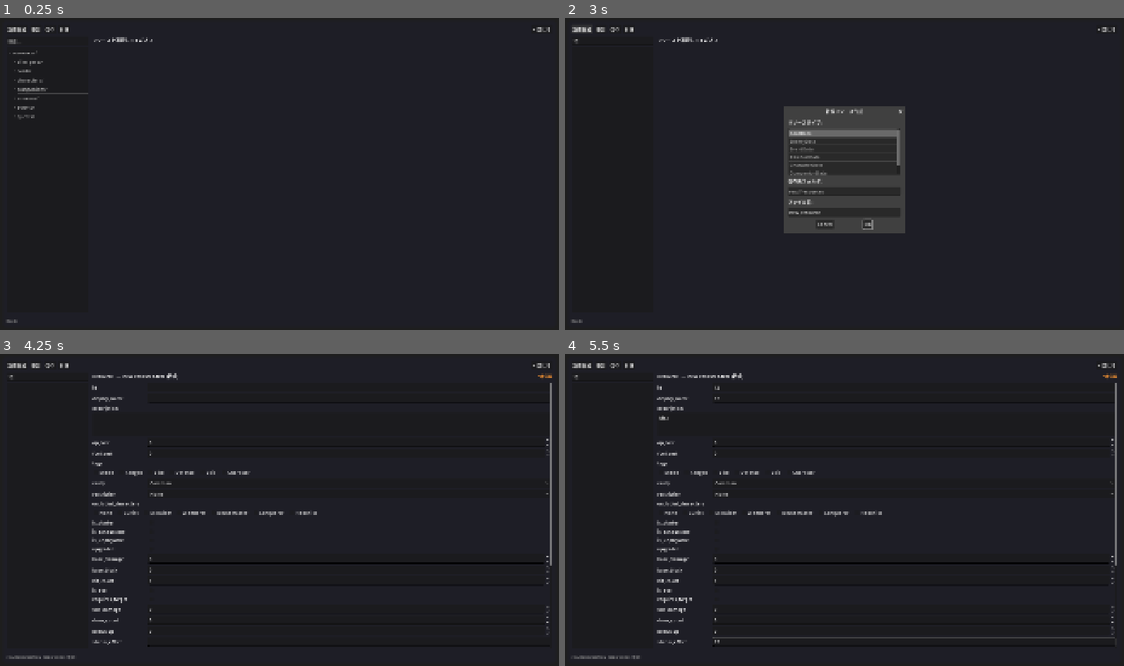
Above: before the commit, frames 1-4 (two rows, left to right).
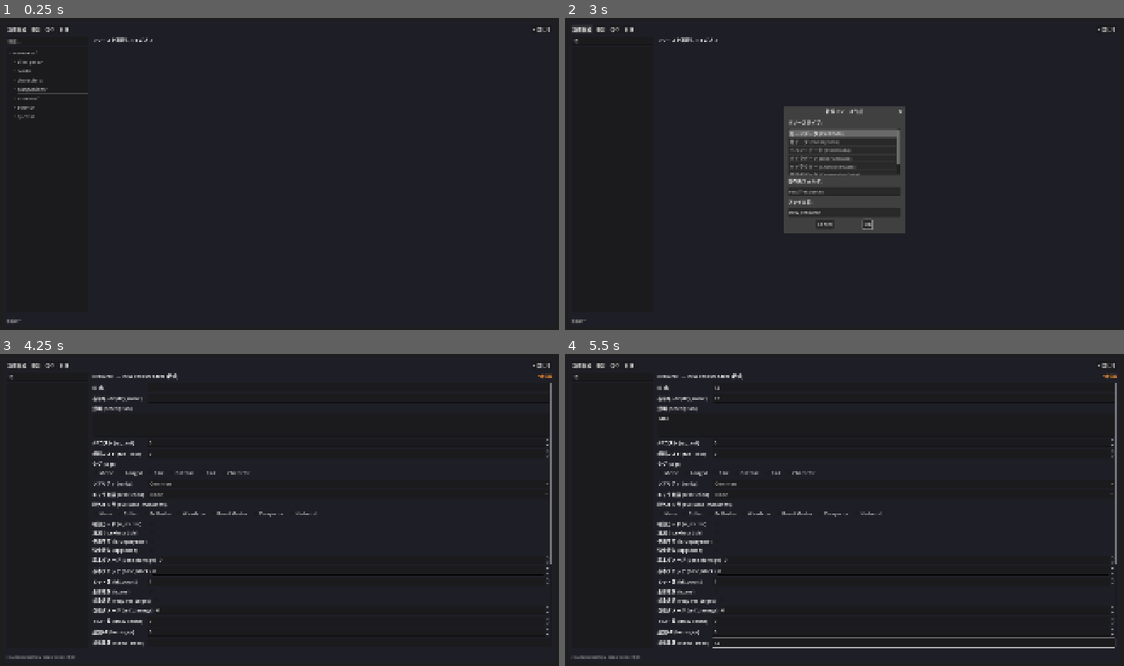
Above: after the commit, the same moments.

Repository: sashimihoutyou/too-fast-to-die
Game: Godot game, scene res://scenes/debug/debug_editor_overlay.tscn
Two runs of this game, one before a commit and one after it. Both use one fixed random seed, a clock stepped at 60 frames per second and the inputs below. This scene is started directly instead of the project's main scene.
Inputs (mouse positions are in pixels of both pictures, inside the frame that each line leads up to):
- Up to frame 1 (0.25 s): no input
- Up to frame 2 (3 s): click (615, 39) at 0.52 s; type "12" at 0.6 s; click "複製" at 1.25 s; click "OK" at 2 s; click "新規作成" at 2.75 s
- Up to frame 3 (4.25 s): click "OK" at 3.5 s
- Up to frame 4 (5.5 s): click (911, 388) at 4.27 s; type "12" at 4.35 s; click (911, 397) at 4.5 s; type "12" at 4.58 s; click (883, 425) at 4.73 s; type "Alex" at 4.82 s; click (911, 641) at 5.02 s; type "12" at 5.1 s

The runs differ from the first frame. In frame 1, less than 0.1% of the frame differs, in the area x 1-4%, y 96-98%; in frame 2, 0.5%; in frame 3, 3.1%; in frame 4, 3.7%, in the area x 16-99%, y 9-95%.

Commit message:
デバッグエディターのUI表記を日本語化し、保存失敗時のバグを修正
プロパティ名、enum値、リソースタイプ名を日本語表記に変更し、
英語名を括弧で補足。ステータスバーやFileDialogのフィルタも
日本語化。未保存ダイアログで保存失敗時にon_proceedが呼ばれる
バグを修正。

Co-Authored-By: Claude Opus 4.6 <noreply@anthropic.com>
Claude-Session: https://claude.ai/code/session_017BbHBzcgvPuXXz1NwYug2E

Diff:
--- a/scenes/debug/debug_editor_overlay.gd
+++ b/scenes/debug/debug_editor_overlay.gd
@@ -166,7 +166,7 @@
 	parent.add_child(separator)
 
 	_status_bar = Label.new()
-	_status_bar.text = "Ready"
+	_status_bar.text = "準備完了"
 	_status_bar.add_theme_font_size_override("font_size", 12)
 	_status_bar.add_theme_color_override("font_color", Color(0.6, 0.6, 0.6))
 	parent.add_child(_status_bar)
@@ -268,7 +268,7 @@
 
 # --- Save logic ---
 
-func _do_save(resource: Resource, path: String) -> void:
+func _do_save_and_return(resource: Resource, path: String) -> Error:
 	var dir_path: String = path.get_base_dir()
 	if not DirAccess.dir_exists_absolute(dir_path):
 		DirAccess.make_dir_recursive_absolute(dir_path)
@@ -276,7 +276,7 @@
 	var err: Error = ResourceSaver.save(resource, path)
 	if err != OK:
 		_show_message("保存失敗", "保存に失敗しました: %s" % error_string(err))
-		return
+		return err
 
 	_editor.set_current_path(path)
 	_editor.mark_clean()
@@ -287,6 +287,11 @@
 
 	if DebugResourceHotReload.is_combat_active():
 		_show_toast("戦闘中の変更は次回の戦闘から反映されます")
+	return OK
+
+
+func _do_save(resource: Resource, path: String) -> void:
+	_do_save_and_return(resource, path)
 
 
 # --- Dialogs ---
@@ -332,7 +337,9 @@
 		var resource: Resource = _editor.get_current_resource()
 		var path: String = _editor.get_current_path()
 		if resource != null and not path.is_empty() and path.ends_with(".tres"):
-			_do_save(resource, path)
+			var err: Error = _do_save_and_return(resource, path)
+			if err != OK:
+				return
 		on_proceed.call()
 	)
 	dialog.canceled.connect(dialog.queue_free)
@@ -408,7 +415,7 @@
 		"CharacterData", "CompanionData", "ItemData",
 	]
 	for t: String in types:
-		type_list.add_item(t)
+		type_list.add_item(PropertyWidgets.get_resource_type_label(t))
 	type_list.select(0)
 	vbox.add_child(type_list)
 
--- a/scripts/debug/property_editor.gd
+++ b/scripts/debug/property_editor.gd
@@ -26,7 +26,7 @@
 		_clear_properties()
 		return
 
-	_header_label.text = "%s  —  %s" % [_current_resource.get_class(), path.get_file()]
+	_header_label.text = "%s  —  %s" % [PropertyWidgets.get_resource_type_label(_current_resource.get_class()), path.get_file()]
 	_set_dirty(false)
 	_build_property_ui()
 
@@ -34,7 +34,7 @@
 func edit_new_resource(resource: Resource, path: String) -> void:
 	_current_resource = resource
 	_current_path = path
-	_header_label.text = "%s  —  %s (新規)" % [resource.get_class(), path.get_file()]
+	_header_label.text = "%s  —  %s (新規)" % [PropertyWidgets.get_resource_type_label(resource.get_class()), path.get_file()]
 	_set_dirty(true)
 	_build_property_ui()
 
--- a/scripts/debug/property_widgets.gd
+++ b/scripts/debug/property_widgets.gd
@@ -8,6 +8,155 @@
 const EXCLUDED_PROPERTIES: PackedStringArray = [
 	"resource_local_to_scene", "resource_path", "resource_name", "script",
 ]
+
+const PROPERTY_LABELS: Dictionary = {
+	"id": "ID (id)",
+	"display_name": "表示名 (display_name)",
+	"description": "説明 (description)",
+	"ap_cost": "APコスト (ap_cost)",
+	"fuel_cost": "燃料コスト (fuel_cost)",
+	"tags": "タグ (tags)",
+	"rarity": "レアリティ (rarity)",
+	"restriction": "キャラ制限 (restriction)",
+	"excluded_characters": "除外キャラ (excluded_characters)",
+	"is_starter": "初期カード (is_starter)",
+	"is_exhaustible": "消滅 (is_exhaustible)",
+	"is_unplayable": "使用不可 (is_unplayable)",
+	"upgraded": "強化済み (upgraded)",
+	"base_damage": "基本ダメージ (base_damage)",
+	"base_block": "基本ブロック (base_block)",
+	"hit_count": "ヒット数 (hit_count)",
+	"is_aoe": "全体攻撃 (is_aoe)",
+	"requires_target": "対象選択 (requires_target)",
+	"self_damage": "自傷ダメージ (self_damage)",
+	"draw_count": "ドロー数 (draw_count)",
+	"bonus_ap": "追加AP (bonus_ap)",
+	"status_effect": "状態異常 (status_effect)",
+	"status_stacks": "効果スタック (status_stacks)",
+	"ap_cost_reduction": "APコスト軽減 (ap_cost_reduction)",
+	"upgrade_description": "強化説明 (upgrade_description)",
+	"upgraded_damage": "強化ダメージ (upgraded_damage)",
+	"upgraded_block": "強化ブロック (upgraded_block)",
+	"art": "アート (art)",
+	"category": "カテゴリ (category)",
+	"base_hp": "基本HP (base_hp)",
+	"act": "区間 (act)",
+	"is_elite": "エリート (is_elite)",
+	"is_boss": "ボス (is_boss)",
+	"weaknesses": "弱点 (weaknesses)",
+	"title": "タイトル (title)",
+	"body_text": "本文 (body_text)",
+	"required_character": "必要キャラ (required_character)",
+	"required_karma_min": "カルマ下限 (required_karma_min)",
+	"required_karma_max": "カルマ上限 (required_karma_max)",
+	"required_act": "必要区間 (required_act)",
+	"payload_only": "ペイロード専用 (payload_only)",
+	"choices": "選択肢 (choices)",
+	"label": "ラベル (label)",
+	"requirement": "条件 (requirement)",
+	"result_text": "結果テキスト (result_text)",
+	"karma_change": "カルマ変化 (karma_change)",
+	"hp_change": "HP変化 (hp_change)",
+	"scrap_change": "スクラップ変化 (scrap_change)",
+	"medicine_change": "薬品変化 (medicine_change)",
+	"triggers_combat": "戦闘発生 (triggers_combat)",
+	"starts_quest": "クエスト開始 (starts_quest)",
+	"quest_outcome": "クエスト結果 (quest_outcome)",
+	"sets_flag": "フラグ設定 (sets_flag)",
+	"heat_max": "ヒート上限 (heat_max)",
+	"companion_id": "同行者ID (companion_id)",
+	"faith_change": "信仰変化 (faith_change)",
+	"max_hp": "最大HP (max_hp)",
+	"starter_deck_ids": "初期デッキID (starter_deck_ids)",
+	"unique_system": "固有システム (unique_system)",
+	"unlock_condition": "解放条件 (unlock_condition)",
+	"portrait": "ポートレート (portrait)",
+	"can_use_guns": "銃使用可 (can_use_guns)",
+	"can_use_heavy_weapons": "重火器使用可 (can_use_heavy_weapons)",
+	"deck_limit": "デッキ上限 (deck_limit)",
+	"companion_type": "同行者タイプ (companion_type)",
+	"duration_nodes": "同行ノード数 (duration_nodes)",
+	"passive_description": "パッシブ説明 (passive_description)",
+	"risk_description": "リスク説明 (risk_description)",
+	"departure_reward_description": "離脱報酬説明 (departure_reward_description)",
+	"item_type": "アイテム種別 (item_type)",
+	"trigger": "発動条件 (trigger)",
+	"max_stack": "最大スタック (max_stack)",
+	"fuel_change": "燃料変化 (fuel_change)",
+	"block_change": "ブロック変化 (block_change)",
+	"draw_change": "ドロー変化 (draw_change)",
+	"special_effect": "特殊効果 (special_effect)",
+	"effect_value": "効果値 (effect_value)",
+	"slot": "スロット (slot)",
+	"stats": "ステータス (stats)",
+}
+
+const ENUM_LABELS: Dictionary = {
+	"MELEE": "近接 (MELEE)",
+	"RANGED": "遠距離 (RANGED)",
+	"BIKE": "バイク (BIKE)",
+	"DEFENSE": "防御 (DEFENSE)",
+	"SKILL": "スキル (SKILL)",
+	"CHARACTER": "キャラ (CHARACTER)",
+	"COMMON": "コモン (COMMON)",
+	"UNCOMMON": "アンコモン (UNCOMMON)",
+	"RARE": "レア (RARE)",
+	"NONE": "なし (NONE)",
+	"CULTIST": "カルティスト (CULTIST)",
+	"EX_RAIDER": "元レイダー (EX_RAIDER)",
+	"WANDERER": "放浪者 (WANDERER)",
+	"BEAST_MASTER": "ビーストマスター (BEAST_MASTER)",
+	"CONQUEROR": "征服者 (CONQUEROR)",
+	"HEDONIST": "快楽主義者 (HEDONIST)",
+	"HUMAN": "人間 (HUMAN)",
+	"BEAST": "ビースト (BEAST)",
+	"MACHINE": "マシン (MACHINE)",
+	"FIGHTER": "戦闘員 (FIGHTER)",
+	"TECHNICIAN": "技術者 (TECHNICIAN)",
+	"MERCHANT": "商人 (MERCHANT)",
+	"INFORMANT": "情報屋 (INFORMANT)",
+	"REFUGEE": "難民 (REFUGEE)",
+	"TRAITOR": "裏切者 (TRAITOR)",
+	"DOG": "犬 (DOG)",
+	"CONSUMABLE": "消耗品 (CONSUMABLE)",
+	"RELIC": "レリック (RELIC)",
+	"ON_USE": "使用時 (ON_USE)",
+	"PASSIVE": "常時 (PASSIVE)",
+	"ON_COMBAT_START": "戦闘開始時 (ON_COMBAT_START)",
+	"ON_TURN_START": "ターン開始時 (ON_TURN_START)",
+	"ON_TURN_END": "ターン終了時 (ON_TURN_END)",
+	"ON_COMBAT_END": "戦闘終了時 (ON_COMBAT_END)",
+	"ENGINE": "エンジン (ENGINE)",
+	"TIRES": "タイヤ (TIRES)",
+	"FRAME": "フレーム (FRAME)",
+	"TANK": "タンク (TANK)",
+	"DECORATION": "装飾 (DECORATION)",
+	"NORMAL": "ノーマル (NORMAL)",
+	"UPPER": "アッパー (UPPER)",
+}
+
+const RESOURCE_TYPE_LABELS: Dictionary = {
+	"CardData": "カードデータ (CardData)",
+	"EnemyData": "敵データ (EnemyData)",
+	"EventData": "イベントデータ (EventData)",
+	"BikePartData": "バイクパーツ (BikePartData)",
+	"CharacterData": "キャラクター (CharacterData)",
+	"CompanionData": "同行者データ (CompanionData)",
+	"ItemData": "アイテムデータ (ItemData)",
+	"EventChoiceData": "選択肢データ (EventChoiceData)",
+}
+
+
+static func get_property_label(prop_name: String) -> String:
+	return PROPERTY_LABELS.get(prop_name, prop_name)
+
+
+static func get_enum_label(enum_name: String) -> String:
+	return ENUM_LABELS.get(enum_name, enum_name)
+
+
+static func get_resource_type_label(type_name: String) -> String:
+	return RESOURCE_TYPE_LABELS.get(type_name, type_name)
 
 
 static func is_editable_property(prop: Dictionary) -> bool:
@@ -41,7 +190,7 @@
 	row.add_theme_constant_override("separation", 8)
 
 	var label := Label.new()
-	label.text = prop_name
+	label.text = get_property_label(prop_name)
 	label.custom_minimum_size.x = 180
 	row.add_child(label)
 
@@ -67,7 +216,7 @@
 		TYPE_STRING_NAME:
 			return _create_string_name_widget(prop_name, resource, on_changed)
 		TYPE_OBJECT:
-			return _create_unsupported_label("Object: " + hint_string)
+			return _create_unsupported_label("オブジェクト (Object): " + hint_string)
 		_:
 			return _create_unsupported_label("TYPE_%d" % prop_type)
 
@@ -126,7 +275,8 @@
 	var entries: PackedStringArray = hint_string.split(",")
 	for entry: String in entries:
 		var parts: PackedStringArray = entry.split(":")
-		var label_text: String = parts[0].strip_edges()
+		var raw_name: String = parts[0].strip_edges()
+		var label_text: String = get_enum_label(raw_name)
 		var value: int = parts[1].strip_edges().to_int() if parts.size() > 1 else ob.item_count
 		ob.add_item(label_text, value)
 
@@ -175,7 +325,7 @@
 	var vbox := VBoxContainer.new()
 
 	var label := Label.new()
-	label.text = prop_name
+	label.text = get_property_label(prop_name)
 	vbox.add_child(label)
 
 	var te := TextEdit.new()
@@ -199,7 +349,7 @@
 	vbox.add_theme_constant_override("separation", 4)
 
 	var header := Label.new()
-	header.text = prop_name
+	header.text = get_property_label(prop_name)
 	vbox.add_child(header)
 
 	var elem_info: Dictionary = _parse_array_hint(hint_string)
@@ -260,7 +410,7 @@
 		var entry_value: int = entry_parts[1].to_int() if entry_parts.size() > 1 else i
 
 		var cb := CheckBox.new()
-		cb.text = entry_name
+		cb.text = get_enum_label(entry_name)
 		cb.button_pressed = entry_value in current_array
 		cb.set_meta("enum_value", entry_value)
 
@@ -326,7 +476,7 @@
 
 		var item_header := HBoxContainer.new()
 		var index_label := Label.new()
-		index_label.text = "[%d] %s" % [i, res_class]
+		index_label.text = "[%d] %s" % [i, get_resource_type_label(res_class)]
 		index_label.size_flags_horizontal = Control.SIZE_EXPAND_FILL
 		item_header.add_child(index_label)
 
@@ -456,7 +606,7 @@
 	vbox.add_theme_constant_override("separation", 4)
 
 	var label := Label.new()
-	label.text = prop_name
+	label.text = get_property_label(prop_name)
 	vbox.add_child(label)
 
 	var items_container := VBoxContainer.new()
@@ -465,9 +615,9 @@
 	var add_row := HBoxContainer.new()
 	add_row.add_theme_constant_override("separation", 4)
 	var type_selector := OptionButton.new()
-	type_selector.add_item("int", 0)
-	type_selector.add_item("float", 1)
-	type_selector.add_item("String", 2)
+	type_selector.add_item("整数 (int)", 0)
+	type_selector.add_item("小数 (float)", 1)
+	type_selector.add_item("文字列 (String)", 2)
 	add_row.add_child(type_selector)
 
 	var add_btn := Button.new()
@@ -581,7 +731,7 @@
 	vbox.add_theme_constant_override("separation", 4)
 
 	var label := Label.new()
-	label.text = prop_name
+	label.text = get_property_label(prop_name)
 	vbox.add_child(label)
 
 	var preview_row := HBoxContainer.new()
@@ -613,7 +763,7 @@
 		var fd := FileDialog.new()
 		fd.file_mode = FileDialog.FILE_MODE_OPEN_FILE
 		fd.access = FileDialog.ACCESS_RESOURCES
-		fd.filters = PackedStringArray(["*.png, *.jpg, *.svg, *.webp ; Images"])
+		fd.filters = PackedStringArray(["*.png, *.jpg, *.svg, *.webp ; 画像ファイル"])
 		fd.size = Vector2i(600, 400)
 		fd.file_selected.connect(func(path: String) -> void:
 			var tex: Texture2D = load(path) as Texture2D
